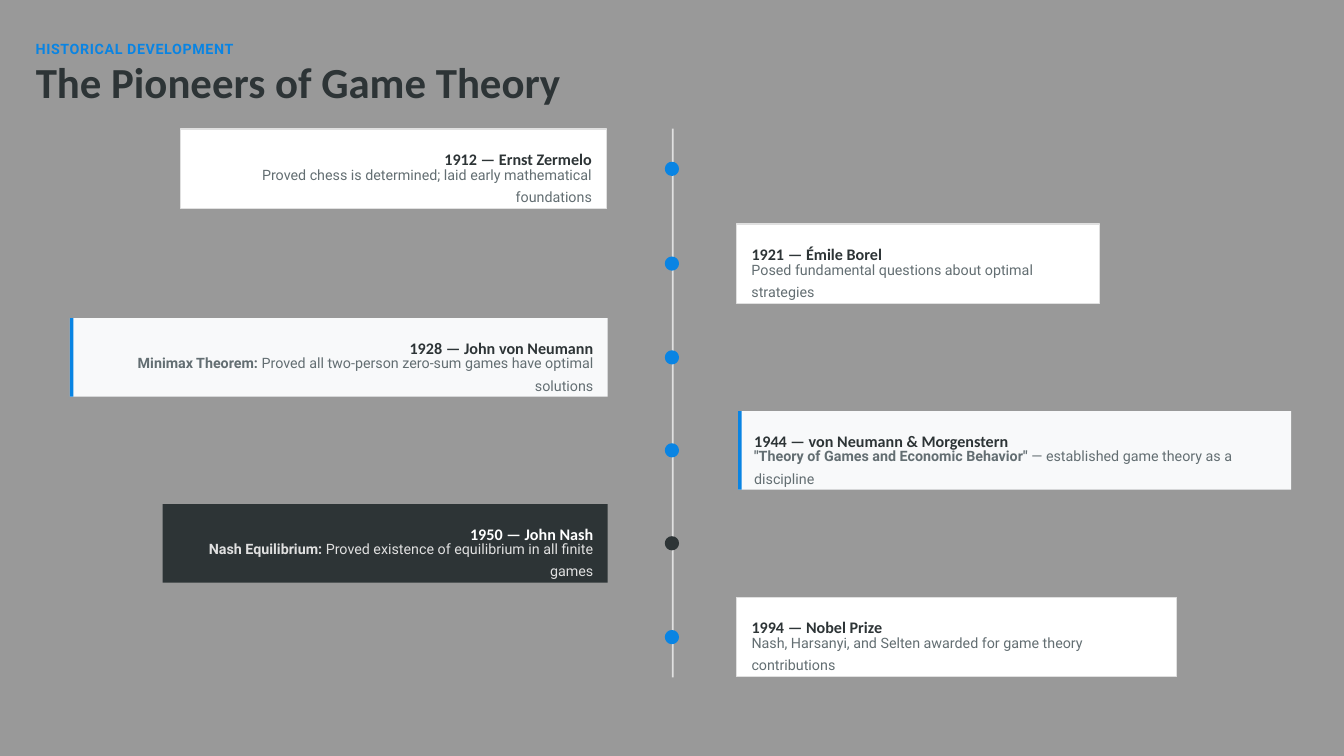
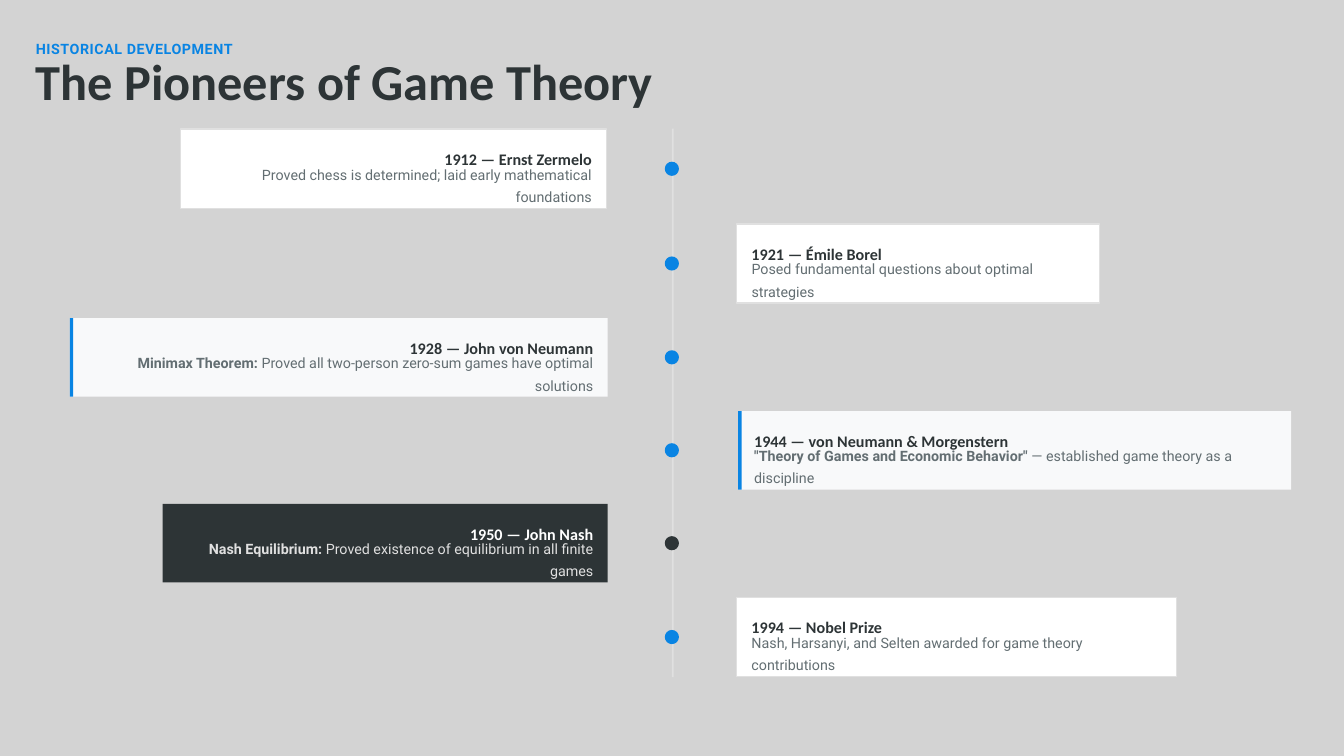
Before and after one commit to mrwwk/DeskCraft, a slide deck: slide 6 of assets/libreoffice_impr_njc/06706431-3011-417a-bd22-36869b25d1fe/Game Theory.pptx. Drawn at 1344x756 pixels with LibreOffice and Linux fonts; fonts in the diff are those of the drawing. Boxes give left, top, right and bottom in pixels: in the first picture for what was removed or moved away, otherwise in the second. Text is boxed around its words. In the diff, an @@ line names an element or a change of style, - is before the commit and + after.

```diff
--- a/assets/libreoffice_impr_njc/06706431-3011-417a-bd22-36869b25d1fe/Game Theory.pptx
+++ b/assets/libreoffice_impr_njc/06706431-3011-417a-bd22-36869b25d1fe/Game Theory.pptx
@@ background #999999 to #D3D3D3 @@
@@ text "The Pioneers of Game Theory" at (36, 64, 652, 108): size 30.6 to 36 pt @@
@@ outline redrawn in 4 elements at (70, 319, 608, 397), (70, 319, 73, 397), (665, 161, 680, 175), (665, 256, 680, 270) @@
```
Also in this commit, not shown: 9 other slides changed, 2 slides removed, 58 other files.
